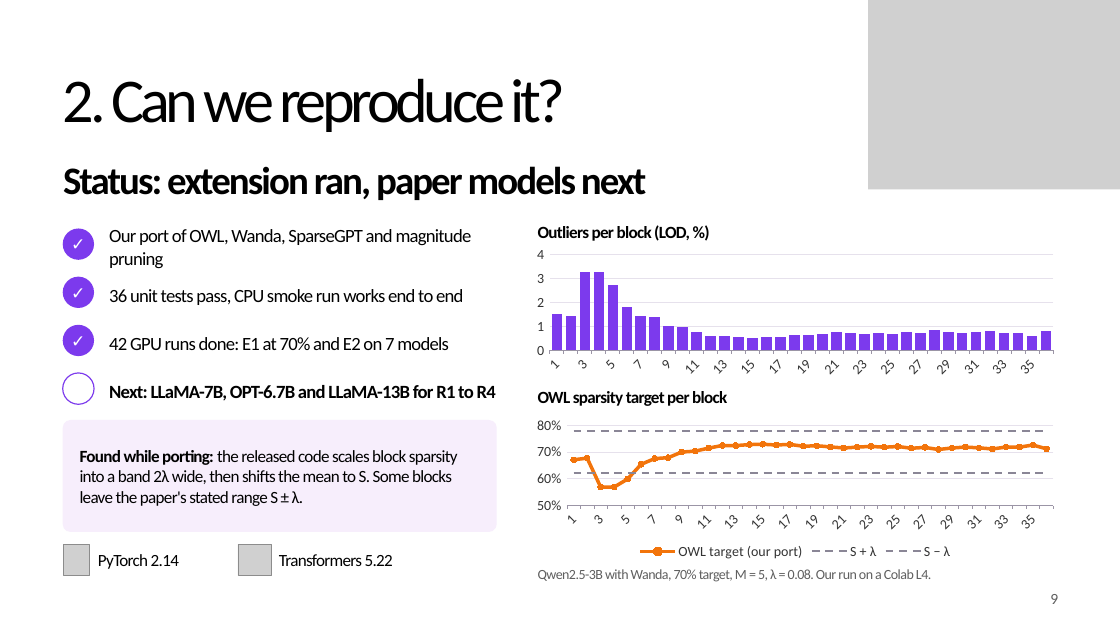
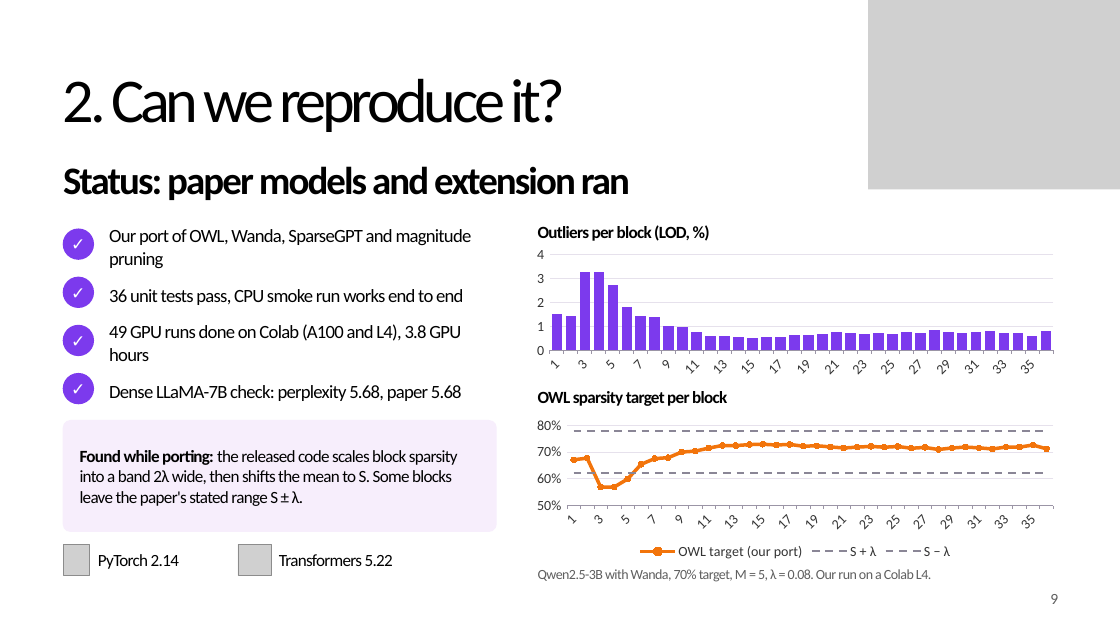
Before and after one commit to khangpt2k6/NLP_CLASS, a slide deck: slide 9 of presentation/ProjectPresentation_TKP-XGHN.pptx. Drawn at 1120x630 pixels with LibreOffice and Linux fonts; fonts in the diff are those of the drawing; grey boxes stand for pictures; background and template pictures are left out. Boxes give left, top, right and bottom in pixels: in the first picture for what was removed or moved away, otherwise in the second. Text is boxed around its words. In the diff, an @@ line names an element or a change of style, - is before the commit and + after.

Commit message:
r1 on llama-7b done on colab a100 (dense 5.68, matches paper), deck r1 table filled, metrics csv updated

```diff
--- a/presentation/ProjectPresentation_TKP-XGHN.pptx
+++ b/presentation/ProjectPresentation_TKP-XGHN.pptx
@@ text at <box>63,166,630,200</box>: text changed @@
-Status: extension ran, paper models next
+Status: paper models and extension ran
@@ text at <box>109,324,461,361</box>: text changed @@
-42 GPU runs done: E1 at 70% and E2 on 7 models
+49 GPU runs done on Colab (A100 and L4), 3.8 GPU hours
@@ text in ellipse at <box>63,373,94,404</box>: text added @@
+✓
@@ ellipse "✓" at <box>63,373,94,404</box>: fill none to #7C3AED; outline #7C3AED 1.5 pt to none @@
@@ text at <box>109,385,462,401</box>: text changed; bold off @@
-Next: LLaMA-7B, OPT-6.7B and LLaMA-13B for R1 to R4
+Dense LLaMA-7B check: perplexity 5.68, paper 5.68
```
Also in this commit, not shown: 2 other slides changed, 12 other files.
